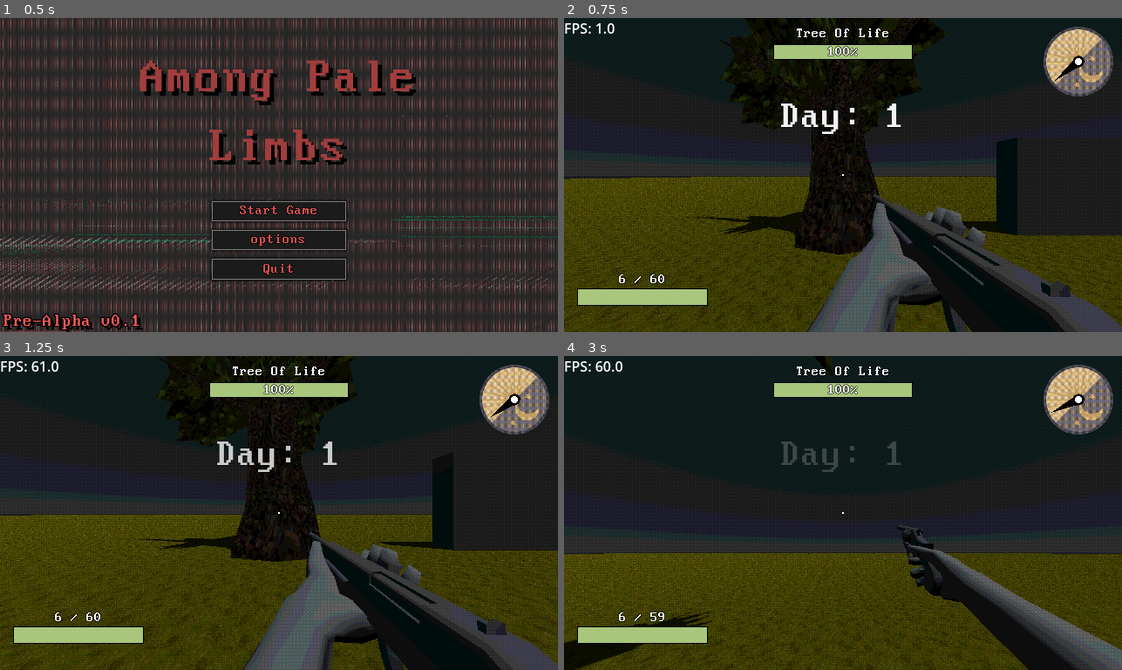
Above: before the commit, frames 1-4 (two rows, left to right).
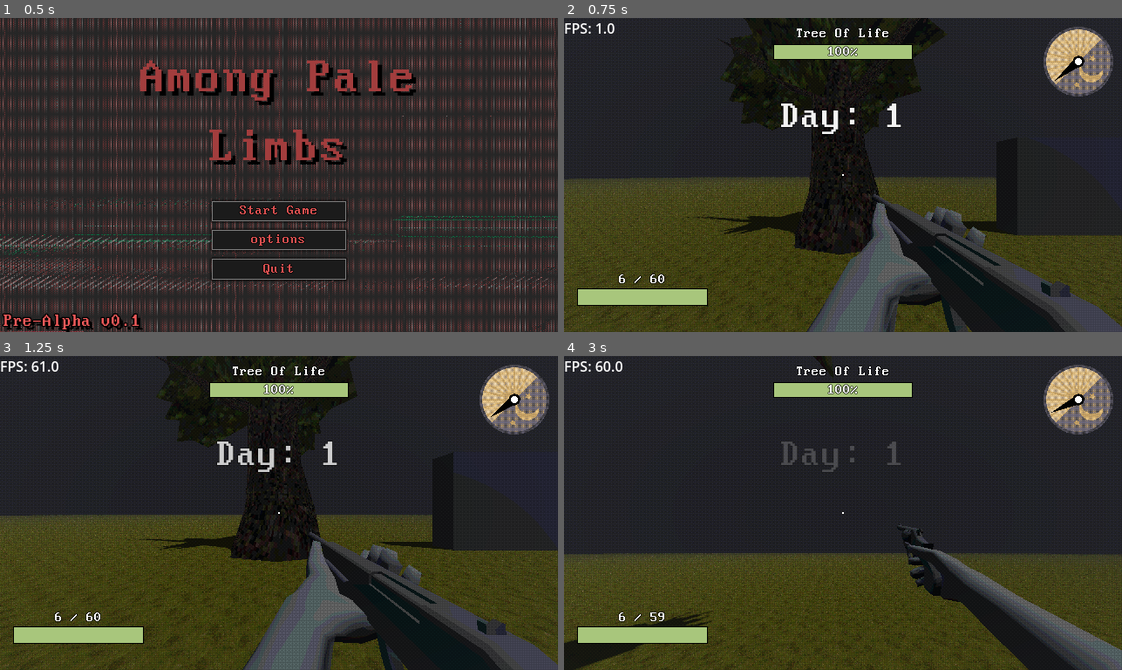
Above: after the commit, the same moments.

Repository: EmilHakala/treeoflife
Game: Godot game, scene res://Menu/MainMenu/MainMenu.tscn
The game is run twice, just before and just after one commit, with the same random seed, the same clock (stepped at 60 frames per second) and the same inputs.
Inputs (mouse positions are in pixels of both pictures, inside the frame that each line leads up to):
- Up to frame 1 (0.5 s): no input
- Up to frame 2 (0.75 s): click "Start Game" at 0.5 s
- Up to frame 3 (1.25 s): no input
- Up to frame 4 (3 s): tap Enter at 1.25 s; move the mouse to (870, 513) at 1.27 s; hold W from 1.28 s (still down); click (870, 513) at 1.35 s; move the mouse to (815, 513) at 2.02 s; tap 1 (slot_1) at 2.1 s; move the mouse to (854, 506) at 2.77 s; hold 2 (slot_2) from 2.78 s (still down)

Frame 1 is identical in both runs. In frame 2, 6.8% of the frame differs, in the area x 0-100%, y 0-100%; in frame 3, 5.3%; in frame 4, 7.8%.

Commit message:
Started making visual day/night cycles
The code is fucked up 😨

Diff:
--- a/Systems/DayNightSystem/dn_system.gd
+++ b/Systems/DayNightSystem/dn_system.gd
@@ -15,6 +15,11 @@
 const enemy_scene = preload("res://enemies/simple_enemy.tscn")
 @onready var player_character: PlayerCharacter = $"../PlayerCharacter"
 @onready var tree: Node3D = $"../Tree"
+@onready var sun: DirectionalLight3D = $"../DirectionalLight3D"
+@onready var environment: WorldEnvironment = $"../WorldEnvironment"
+
+
+
 
 
 func _process(delta):
@@ -24,6 +29,7 @@
 		day_counter += 1
 		hud.new_day(day_counter)
 		setup_day_spawn(day_counter)
+		update_environment(time_of_day)
 
 	# Only spawn during daytime (0.0 - 0.5)
 	if time_of_day <= 0.5 and enemies_spawned < enemies_to_spawn:
@@ -51,3 +57,32 @@
 	add_child(enemy)
 	enemy.global_transform.origin = spawn_point
 	enemies_spawned += 1
+
+
+func update_environment(t : float):
+	# Rotate sun: 0.0 = sunrise, 0.5 = sunset, 1.0 = next sunrise
+	var sun_angle = lerp(-90.0, 270.0, t)  # Rises in front, sets behind
+	sun.rotation_degrees.x = sun_angle
+
+	# Adjust sun intensity (night = dim or off)
+	if t < 0.25 or t > 0.75:  # Night time
+		sun.light_energy = 0.2
+	else:
+		sun.light_energy = 1.0
+
+	# Darker ambient at night
+	var ambient_strength : float = clamp(remap(t, 0.2, 0.3, 0.1, 1.0), 0.1, 1.0)
+	environment.ambient_light_energy = ambient_strength
+	# Darker fog at night
+	var night_fog = Color(0.02, 0.02, 0.05)
+	var day_fog = Color(0.7, 0.8, 0.9)
+	environment.fog_color = day_fog.lerp(night_fog, get_night_factor(t))
+
+func get_night_factor(t: float) -> float:
+	# 0.0 = day, 1.0 = night
+	if t < 0.25:
+		return clamp(remap(t, 0.0, 0.25, 1.0, 0.0), 0.0, 1.0)
+	elif t > 0.75:
+		return clamp(remap(t, 0.75, 1.0, 0.0, 1.0), 0.0, 1.0)
+	else:
+		return 0.0
--- a/Test_Scene/main.tscn
+++ b/Test_Scene/main.tscn
@@ -19,6 +19,7 @@
 sky = SubResource("Sky_2xg56")
 tonemap_mode = 2
 glow_enabled = true
+fog_enabled = true
 
 [sub_resource type="StandardMaterial3D" id="StandardMaterial3D_yupyr"]
 albedo_texture = ExtResource("3_eprlh")
